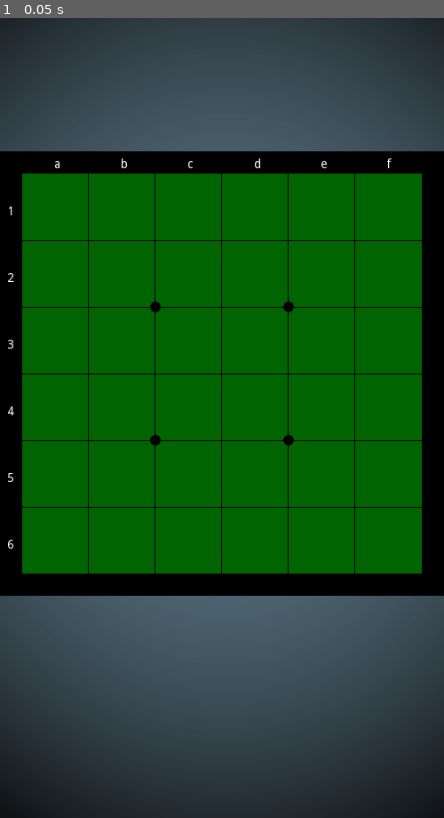
Above: before the commit, frame 1.
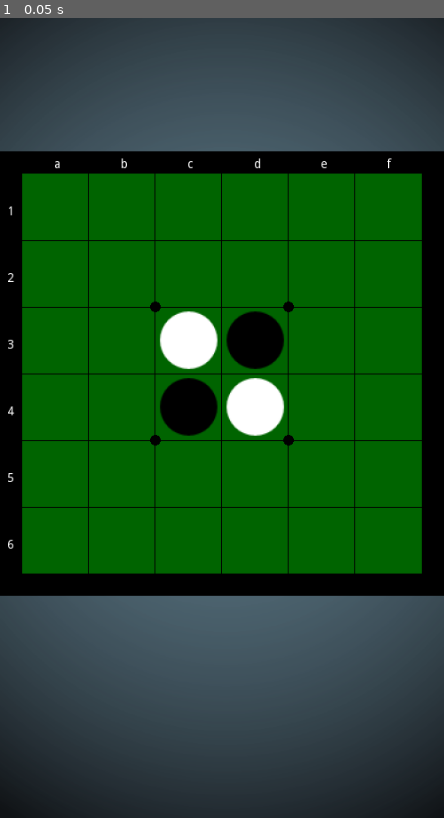
Above: after the commit, the same moment.

Repository: vivisuke/Othello6x6
Game: Godot game, scene res://MainSene.tscn
Two runs of this game, one before a commit and one after it. Both use one fixed random seed, a clock stepped at 60 frames per second and the inputs below.
Inputs:
- Up to frame 1 (0.05 s): no input

The runs differ from the first frame. In frame 1, 3.0% of the frame differs, in the area x 36-64%, y 36-53%.

Commit message:
0060 ◎ C 09/16 09/16 0.001│ToDo│盤面：空欄・黒白・白石表示用タイルマップ設置

Diff:
--- a/Godot/Othello6x6/MainSene.tscn
+++ b/Godot/Othello6x6/MainSene.tscn
@@ -1,9 +1,58 @@
-[gd_scene load_steps=3 format=2]
+[gd_scene load_steps=8 format=2]
 
 [ext_resource path="res://images/BG.png" type="Texture" id=1]
 [ext_resource path="res://scripts/Board.gd" type="Script" id=2]
+[ext_resource path="res://images/empty.png" type="Texture" id=3]
+[ext_resource path="res://images/white.png" type="Texture" id=4]
+[ext_resource path="res://images/black.png" type="Texture" id=5]
+[ext_resource path="res://scripts/MainSene.gd" type="Script" id=6]
+
+[sub_resource type="TileSet" id=1]
+0/name = "empty.png 0"
+0/texture = ExtResource( 3 )
+0/tex_offset = Vector2( 0, 0 )
+0/modulate = Color( 1, 1, 1, 1 )
+0/region = Rect2( 0, 0, 75, 75 )
+0/tile_mode = 0
+0/occluder_offset = Vector2( 0, 0 )
+0/navigation_offset = Vector2( 0, 0 )
+0/shape_offset = Vector2( 0, 0 )
+0/shape_transform = Transform2D( 1, 0, 0, 1, 0, 0 )
+0/shape_one_way = false
+0/shape_one_way_margin = 0.0
+0/shapes = [  ]
+0/z_index = 0
+1/name = "black.png 1"
+1/texture = ExtResource( 5 )
+1/tex_offset = Vector2( 0, 0 )
+1/modulate = Color( 1, 1, 1, 1 )
+1/region = Rect2( 0, 0, 75, 75 )
+1/tile_mode = 0
+1/occluder_offset = Vector2( 0, 0 )
+1/navigation_offset = Vector2( 0, 0 )
+1/shape_offset = Vector2( 0, 0 )
+1/shape_transform = Transform2D( 1, 0, 0, 1, 0, 0 )
+1/shape_one_way = false
+1/shape_one_way_margin = 0.0
+1/shapes = [  ]
+1/z_index = 0
+2/name = "white.png 2"
+2/texture = ExtResource( 4 )
+2/tex_offset = Vector2( 0, 0 )
+2/modulate = Color( 1, 1, 1, 1 )
+2/region = Rect2( 0, 0, 75, 75 )
+2/tile_mode = 0
+2/occluder_offset = Vector2( 0, 0 )
+2/navigation_offset = Vector2( 0, 0 )
+2/shape_offset = Vector2( 0, 0 )
+2/shape_transform = Transform2D( 1, 0, 0, 1, 0, 0 )
+2/shape_one_way = false
+2/shape_one_way_margin = 0.0
+2/shapes = [  ]
+2/z_index = 0
 
 [node name="MainSene" type="Node2D"]
+script = ExtResource( 6 )
 
 [node name="BG" type="TextureRect" parent="."]
 margin_right = 40.0
@@ -14,5 +63,11 @@
 margin_top = 150.0
 margin_right = 500.0
 margin_bottom = 650.0
-color = Color( 0.501961, 1, 0.501961, 1 )
+color = Color( 0.501961, 0.501961, 0.501961, 1 )
 script = ExtResource( 2 )
+
+[node name="TileMap" type="TileMap" parent="Board"]
+position = Vector2( 25, 25 )
+tile_set = SubResource( 1 )
+cell_size = Vector2( 75, 75 )
+format = 1
--- /dev/null
+++ b/Godot/Othello6x6/scripts/MainSene.gd
@@ -0,0 +1,12 @@
+extends Node2D
+
+const EMPTY = -1
+const BLACK = 1
+const WHITE = 2
+
+func _ready():
+	$Board/TileMap.set_cell(2, 2, WHITE)
+	$Board/TileMap.set_cell(3, 3, WHITE)
+	$Board/TileMap.set_cell(2, 3, BLACK)
+	$Board/TileMap.set_cell(3, 2, BLACK)
+	pass # Replace with function body.
Binary file changed: Godot/Othello6x6/images/black.png
Not shown, added: Godot/Othello6x6/images/black.png.import
Binary file changed: Godot/Othello6x6/images/empty.png
Not shown, added: Godot/Othello6x6/images/empty.png.import
Binary file changed: Godot/Othello6x6/images/white.png
Not shown, added: Godot/Othello6x6/images/white.png.import
Not shown, changed: Othello6x6.spr
